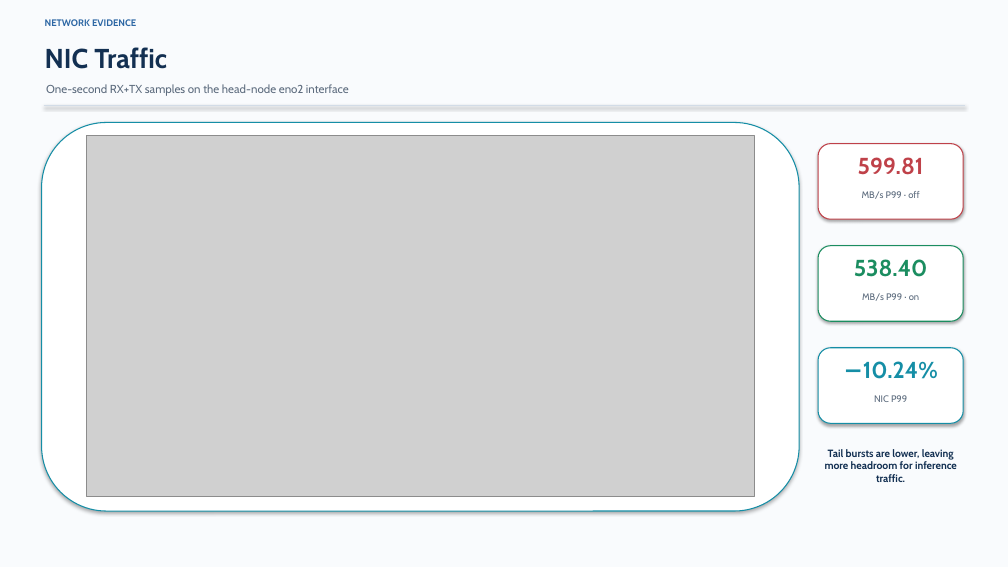
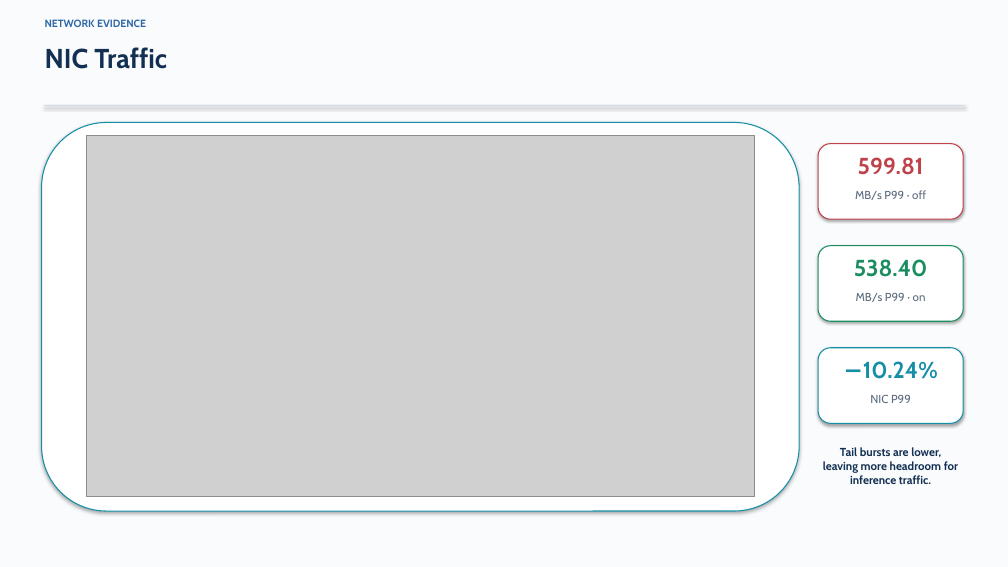
Before and after one commit to DOCCA0/vllm, a slide deck: slide 13 of benchmarks/eplb_rebalance/presentation/eplb_migration_batching.pptx (slide 17 before the commit). Drawn at 1008x567 pixels with LibreOffice and Linux fonts; fonts in the diff are those of the drawing; grey boxes stand for pictures. Boxes give left, top, right and bottom in pixels: in the first picture for what was removed or moved away, otherwise in the second. Text is boxed around its words. In the diff, an @@ line names an element or a change of style, - is before the commit and + after.

```diff
--- a/benchmarks/eplb_rebalance/presentation/eplb_migration_batching.pptx
+++ b/benchmarks/eplb_rebalance/presentation/eplb_migration_batching.pptx
@@ text "NETWORK EVIDENCE" at box(45, 19, 146, 27): size 9 to 10 pt @@
@@ text removed at box(46, 84, 349, 96) @@
-One-second RX+TX samples on the head-node eno2 interface
@@ size 9 to 11 pt in 3 elements at box(855, 190, 926, 200), box(856, 293, 926, 302), box(870, 395, 911, 403) @@
@@ text "Tail bursts are lower, leaving ..." at box(823, 447, 958, 484): size 10 to 11 pt @@
```
Also in this commit, not shown: 13 other slides changed, 1 slide added, 5 slides removed, 2 other files.
